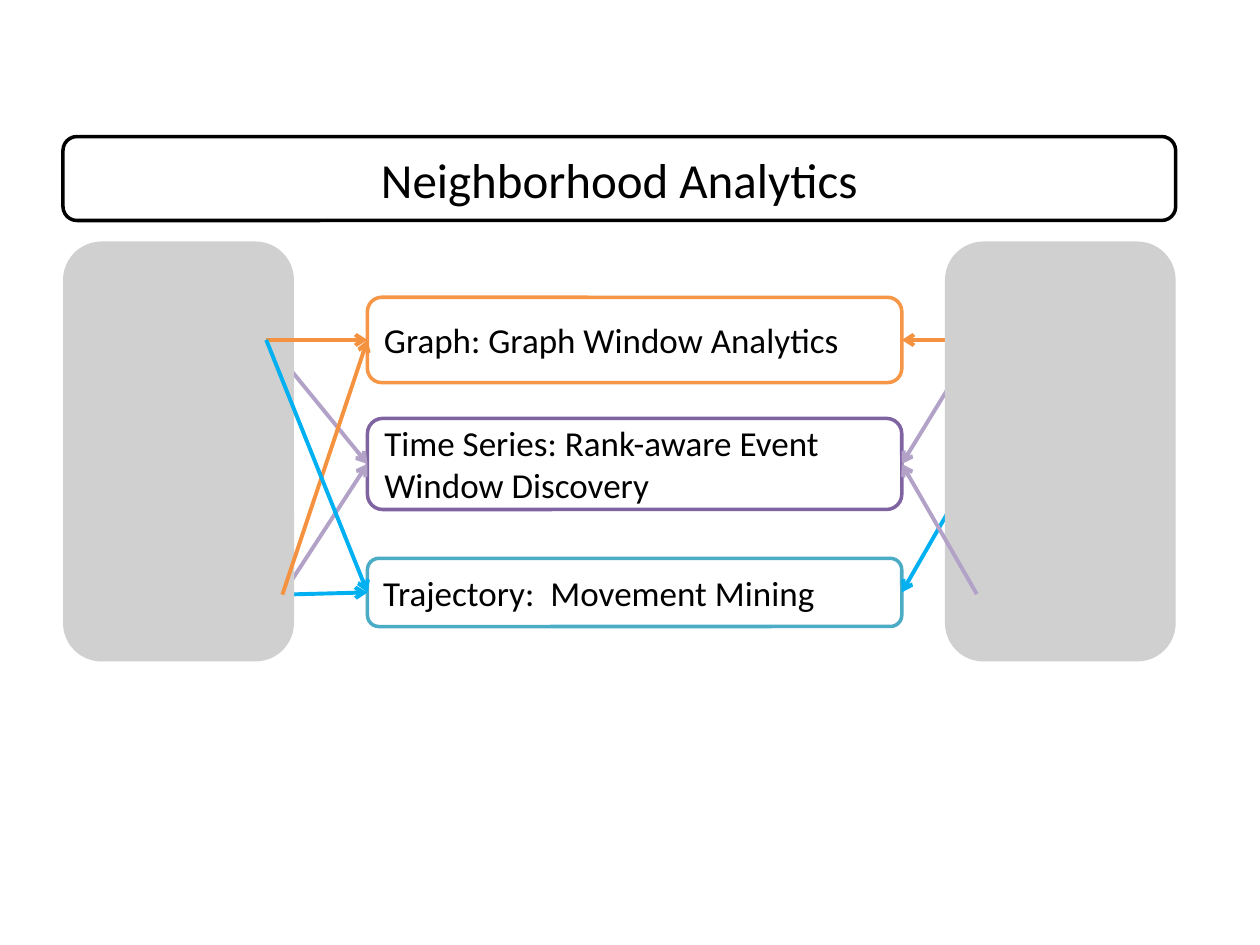
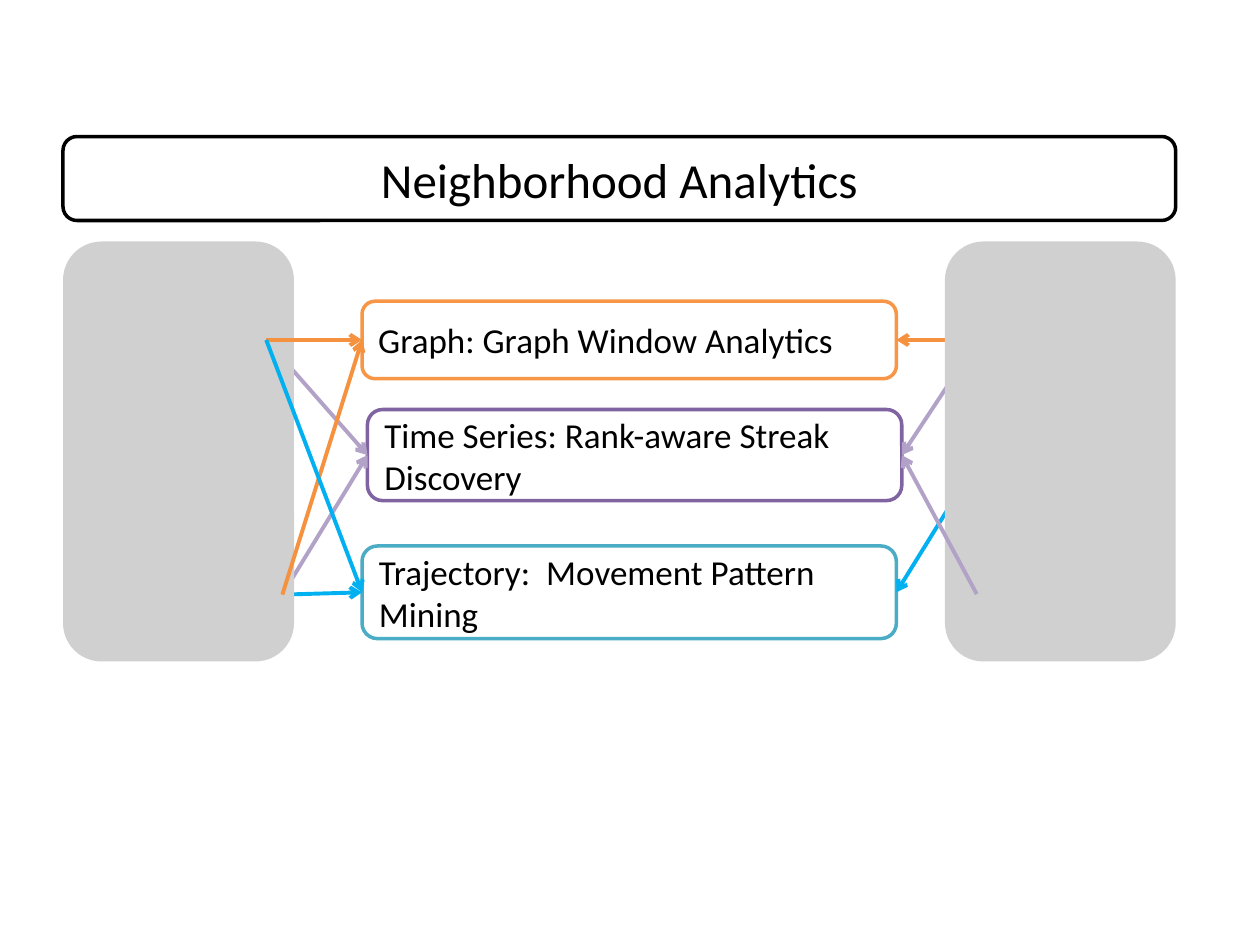
Before and after one commit to fanqi1909/Thesis, a slide deck: slide 2 of Slides/drawings.pptx. Drawn at 1260x945 pixels with LibreOffice and Linux fonts; fonts in the diff are those of the drawing; grey boxes stand for pictures. Boxes give left, top, right and bottom in pixels: in the first picture for what was removed or moved away, otherwise in the second. Text is boxed around its words. In the diff, an @@ line names an element or a change of style, - is before the commit and + after.

```diff
--- a/Slides/drawings.pptx
+++ b/Slides/drawings.pptx
@@ rounded rectangle "Graph: Graph Window Analytics": place and size @@
-rounded rectangle "Graph: Graph Window Analytics" at (368, 297, 902, 383)
+rounded rectangle "Graph: Graph Window Analytics" at (362, 301, 896, 379)
@@ arrow moved from (266, 340) - (368, 592) to (266, 340) - (362, 592) @@
@@ arrow moved from (266, 340) - (368, 464) to (266, 340) - (368, 455) @@
@@ arrow moved from (266, 340) - (368, 340) to (266, 340) - (362, 340) @@
@@ arrow moved from (282, 595) - (368, 340) to (282, 595) - (362, 340) @@
@@ arrow moved from (978, 340) - (902, 340) to (978, 340) - (896, 340) @@
@@ arrow moved from (978, 340) - (902, 464) to (978, 340) - (902, 455) @@
@@ rounded rectangle "Time Series: Rank-aware Streak Discovery": place and size @@
-rounded rectangle "Time Series: Rank-aware Streak Discovery" at (368, 418, 902, 509)
+rounded rectangle "Time Series: Rank-aware Streak Discovery" at (368, 410, 902, 500)
@@ text in rounded rectangle at (384, 423, 830, 496): text changed @@
-Time Series: Rank-aware Event Window Discovery
+Time Series: Rank-aware Streak Discovery
@@ arrow moved from (282, 595) - (368, 464) to (282, 595) - (368, 455) @@
@@ arrow moved from (976, 464) - (902, 592) to (976, 464) - (896, 592) @@
@@ arrow moved from (976, 592) - (902, 464) to (976, 592) - (902, 455) @@
@@ rounded rectangle "Trajectory: Movement Pattern Mining": place and size @@
-rounded rectangle "Trajectory: Movement Pattern Mining" at (368, 558, 902, 626)
+rounded rectangle "Trajectory: Movement Pattern Mining" at (362, 546, 896, 639)
@@ text in rounded rectangle at (379, 561, 815, 633): text changed @@
-Trajectory: Movement Mining
+Trajectory: Movement Pattern Mining
@@ arrow moved from (282, 595) - (368, 592) to (282, 595) - (362, 592) @@
```
Also in this commit, not shown: 7 other files.
